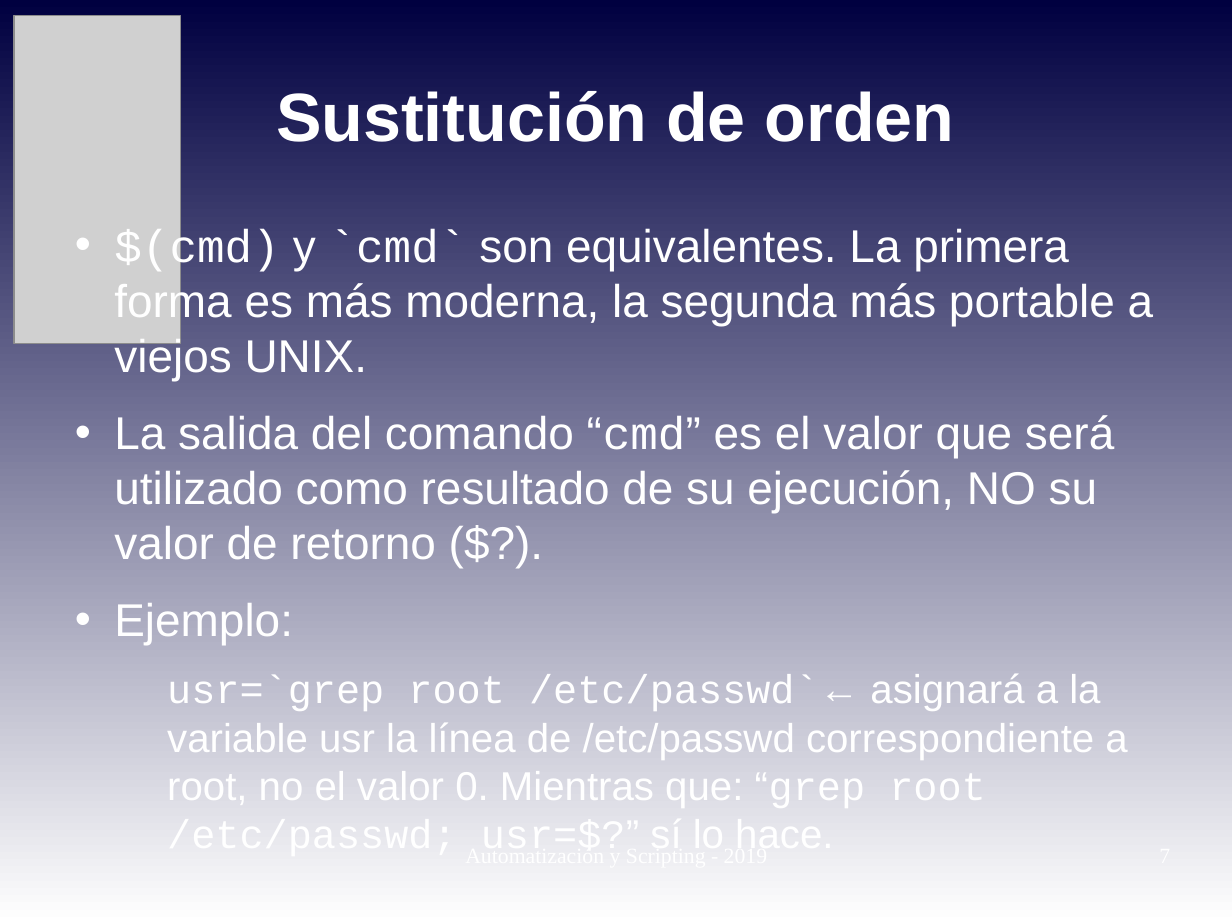
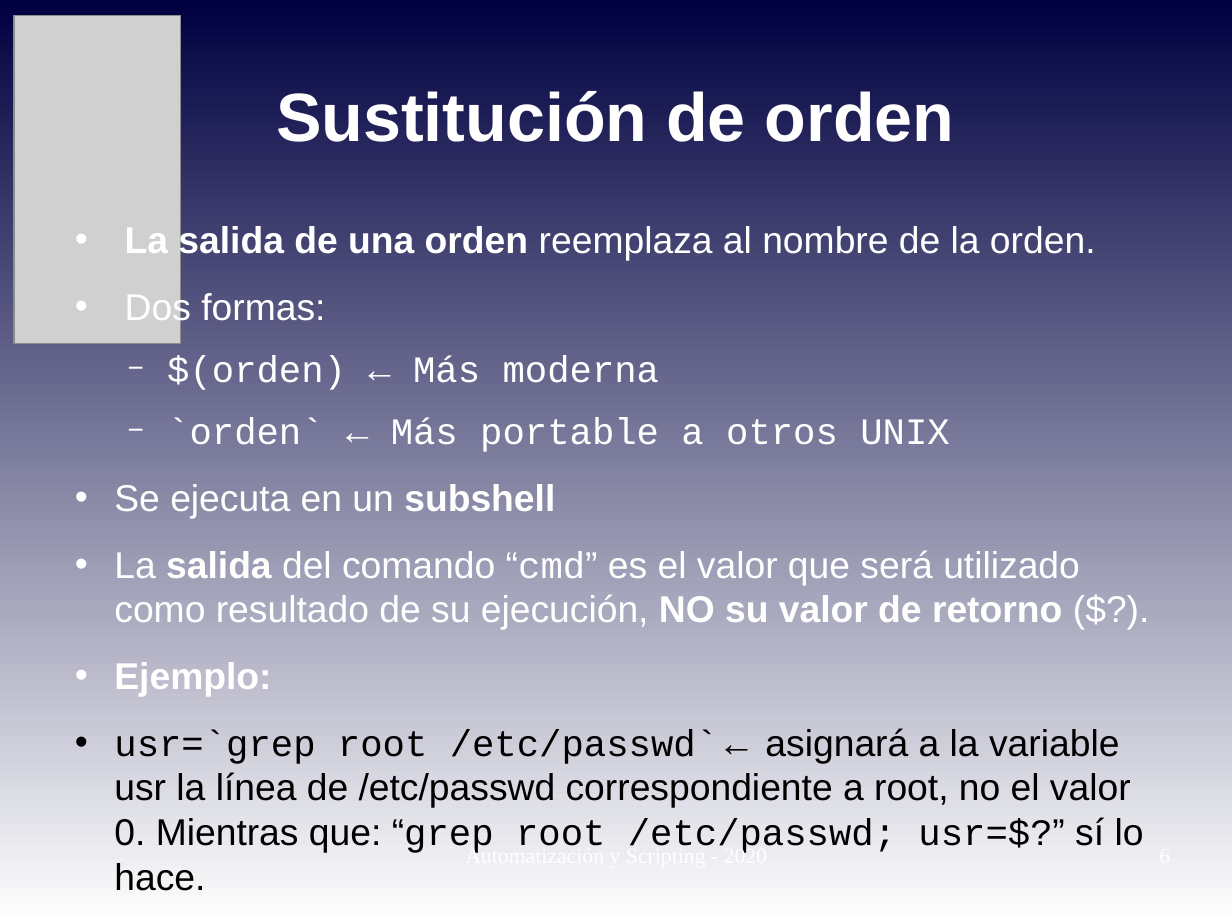
Before and after one commit to niniadcobre/-AutoyScripting, a slide deck: slide 6 of clases/AYS_clase05.odp (slide 7 before the commit). Drawn at 1232x924 pixels with LibreOffice and Linux fonts; fonts in the diff are those of the drawing; grey boxes stand for pictures. Boxes give left, top, right and bottom in pixels: in the first picture for what was removed or moved away, otherwise in the second. Text is boxed around its words. In the diff, an @@ line names an element or a change of style, - is before the commit and + after.

```diff
--- a/clases/AYS_clase05.odp
+++ b/clases/AYS_clase05.odp
@@ text at [114, 224, 1096, 519]: text changed; size 29.6 to 24 pt @@
-• $(cmd) y `cmd` son equivalentes. La primera forma es más moderna, la segunda más portable a viejos UNIX.
+• La salida de una orden reemplaza al nombre de la orden.
+• Dos formas:
+  − $(orden) ← Más moderna
+  − `orden` ← Más portable a otros UNIX
+• Se ejecuta en un subshell
@@ text at [114, 551, 1144, 846]: size 29.6 to 24 pt in "La salida del comando “cmd” es el ...", "Ejemplo:"; bold on in "salida NO su valor de retorno", "Ejemplo:"; size 25.9 to 24 pt, text colour #FFFFFF to #000000 in "usr=`grep root /etc/passwd`← asignará a la variable ..."; bullet none to •; list level 2 to 1 in "usr=`grep root /etc/passwd`← asignará a ..." @@
@@ text added at [465, 844, 768, 868], 14 pt, text #FFFFFF @@
+Automatización y Scripting - 2020
```
Also in this commit, not shown: 8 other slides changed, 7 other files.
